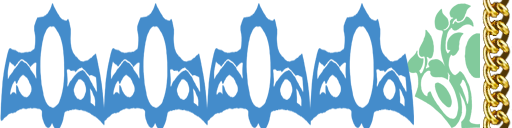
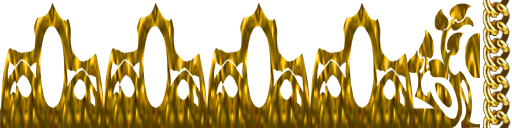
The second 512 × 128 image is a revision of the first. Changes to its layers:
added group "Group 1" with 4 layers above "Group 2" over [0, 3, 480, 128]
added layer "Layer 5 copy 4" in group "Group 1" over [0, 3, 480, 128]
hid "Layer 3", moved it into group "Group 1" over [0, 3, 414, 128]
hid "Layer 1", moved it into group "Group 1" over [407, 3, 480, 128]
